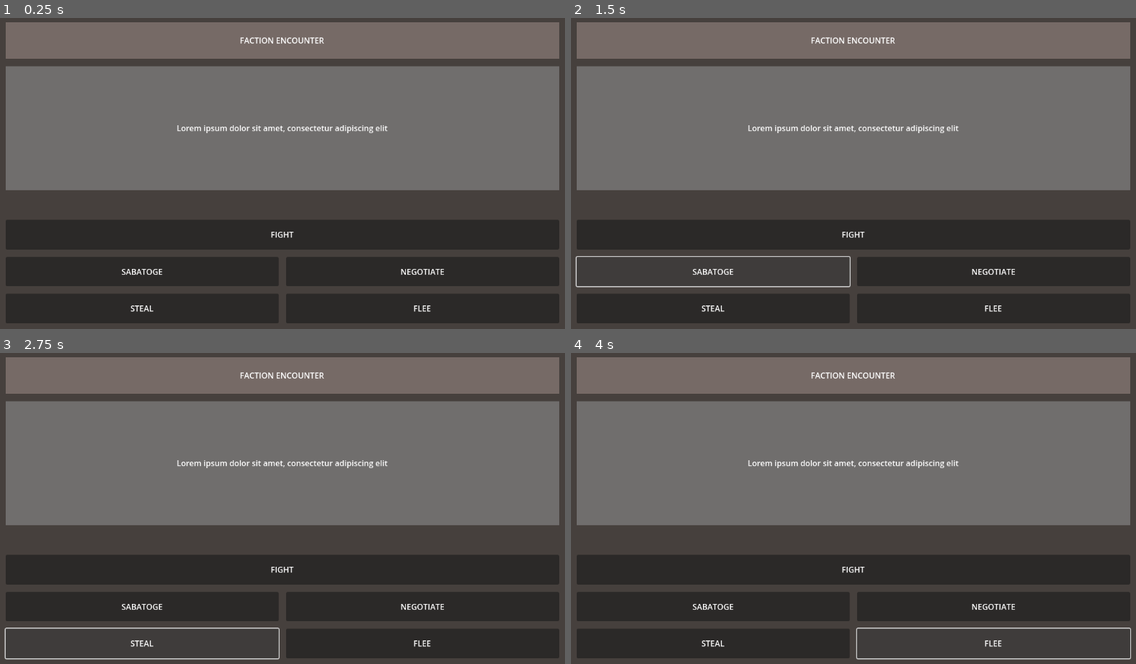
Above: before the commit, frames 1-4 (two rows, left to right).
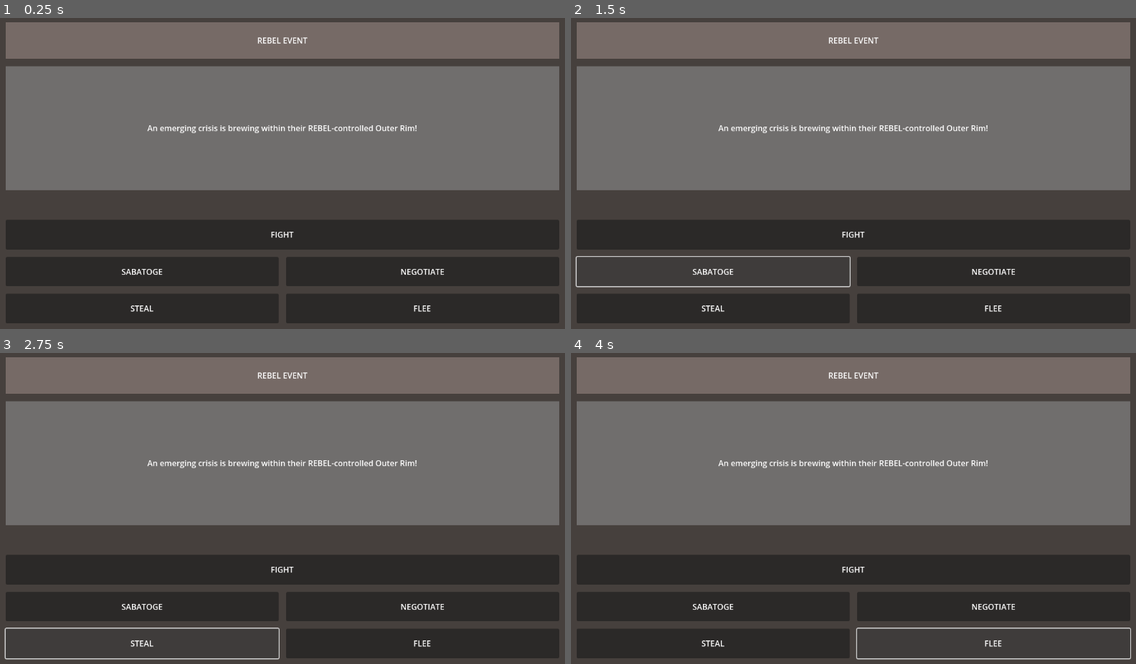
Above: after the commit, the same moments.

Repository: jrpryer/Cascade_Principle
Game: Godot game, scene res://game.tscn
Two runs of this game, one before a commit and one after it. Both use one fixed random seed, a clock stepped at 60 frames per second and the inputs below. Before the commit the project has no main scene; this scene is started directly in both runs.
Inputs:
- Up to frame 1 (0.25 s): no input
- Up to frame 2 (1.5 s): click "FIGHT" at 0.5 s; click "SABATOGE" at 1.25 s
- Up to frame 3 (2.75 s): click "STEAL" at 2 s
- Up to frame 4 (4 s): click "NEGOTIATE" at 2.75 s; click "FLEE" at 3.5 s

The runs differ from the first frame. In frame 1, 0.7% of the frame differs, in the area x 26-74%, y 6-38%; in frame 2, 0.7%; in frame 3, 0.7%; in frame 4, 0.7%.

Commit message:
event log base | random data population | describe methods

Diff:
--- a/Global.gd
+++ /dev/null
@@ -1,19 +0,0 @@
-extends Control
-
-const NAME_POOL := [
-	"Aelric", "Vashara", "Korrin", "Talon", "Lira",
-	"Draven", "Sorrel", "Kaelin", "Mira", "Thorne",
-	"Zevra", "Nyxar", "Orlin", "Tessik", "Shira",
-	"Ravik", "Kelna", "Vorn", "Tavira", "Jaxen",
-	"Serin", "Xelra", "Calo", "Nayla", "Brel",
-	"Torvin", "Arix", "Yulana", "Keln", "Zerra",
-	"Jora", "Daelin", "Sarek", "Rydan", "Vexa",
-	"Thalos", "Nira", "Omrin", "Velar", "Kessa",
-	"Dorin", "Yarik", "Selyn", "Trevik", "Rylos",
-	"Zasha", "Malik", "Talonis", "Arven", "Sayla",
-	"Brask", "Tyra", "Quorin", "Halek", "Niven",
-	"Xara", "Rannic", "Delva", "Sovra", "Kael",
-	"Tayven", "Lunara", "Varek", "Zynn", "Jorek"
-]
-
-pass
--- a/factionClass.gd
+++ b/factionClass.gd
@@ -1,9 +1,10 @@
 # Faction State Manager
-class_name Faction
+class_name FactionClass
 extends Resource
 
-# Enums for cleaner state management
-enum Leadership { CENTRALIZED, FRACTURED, COMPETING, INFILTRATED }
+# Enums for cleaner state management"
+enum KnownFactions { IMPERIAL, REBEL, CIVILIAN, GUILD, MANDOLORIAN }
+enum Leadership { CENTRALIZED, FRACTURED, INFILTRATED, COMPETING }
 enum Doctrine { DIPLOMACY, SURVEILLANCE, MOBILIZATION, OCCUPATION }
 enum Stability { HIGH, MEDIUM, LOW, COLLAPSED }
 enum Morale { CONFIDENT, PARANOID, RALLIED, INFIGHTING }
@@ -13,10 +14,11 @@
 @export var primary_doctrine: Doctrine = Doctrine.DIPLOMACY
 @export var stability_level: Stability = Stability.HIGH
 @export var morale_state: Morale = Morale.CONFIDENT
+var last_events: Array[logEvent]
 
 # Doctrine intensities (0-10 scale)
-@export var doctrine_intensities = {
-	Doctrine.DIPLOMACY: 5,
+@export var doctrine_strength = {
+	Doctrine.DIPLOMACY: 3,
 	Doctrine.SURVEILLANCE: 2,
 	Doctrine.MOBILIZATION: 1,
 	Doctrine.OCCUPATION: 0
@@ -37,7 +39,53 @@
 		influence = subfaction_influence
 		methodology = subfaction_method
 
+	func describe() -> String:
+		return "    Subfaction: %s, Influence: %.2f, Methodology: %s\n" % [
+			name, influence, FactionClass.Doctrine.keys()[methodology]]
+
+	func generate_summary_text() -> String:
+		return "    ▸ [b]%s[/b] (Influence: %.2f, Methodology: %s)\n" % [
+			name, influence, FactionClass.Doctrine.keys()[methodology]
+	]
+
 var subfactions: Array[Subfaction] = []
+
+func update_primary_doctrine_from_strengths() -> void:
+	var max_strength := -1
+	var dominant := Doctrine.DIPLOMACY  # fallback
+
+	for doctrine in doctrine_strength:
+		var strength = doctrine_strength[doctrine]
+		if strength > max_strength:
+			max_strength = strength
+			dominant = doctrine
+
+	primary_doctrine = dominant
+
+
+
+func describe() -> String:
+	var desc = "Faction: %s\n Leadership: %s\n Doctrine: %s\n Stability: %s\n Morale: %s\n" % [
+		faction_name, Leadership.keys()[leadership_state], Doctrine.keys()[primary_doctrine],
+		Stability.keys()[stability_level], Morale.keys()[morale_state]]
+	desc += "  Doctrine Strengths:\n"
+
+	for doctrine_enum in doctrine_strength:
+		var name = Doctrine.keys()[doctrine_enum]
+		var strength = doctrine_strength[doctrine_enum]
+		desc += "    - %s: %d\n" % [name, strength]
+
+	desc += "  Occupied Regions:\n"
+	for region in occupied_regions:
+		desc += "    - %s: %d\n" % [region, occupied_regions[region]]
+
+	for sub in subfactions:
+		desc += sub.describe()
+
+	return desc
+
+
+
 
 # State transition methods
 func fracture_leadership():
@@ -63,15 +111,15 @@
 
 func escalate_doctrine(doctrine: Doctrine, intensity: int):
 	"""Increase doctrine intensity, potentially shifting primary focus"""
-	doctrine_intensities[doctrine] = mini(10, doctrine_intensities[doctrine] + intensity)
+	doctrine_strength[doctrine] = mini(10, doctrine_strength[doctrine] + intensity)
 
 	# Check if this becomes the new primary doctrine
 	var highest_intensity = 0
 	var dominant_doctrine = primary_doctrine
 
-	for doc in doctrine_intensities:
-		if doctrine_intensities[doc] > highest_intensity:
-			highest_intensity = doctrine_intensities[doc]
+	for doc in doctrine_strength:
+		if doctrine_strength[doc] > highest_intensity:
+			highest_intensity = doctrine_strength[doc]
 			dominant_doctrine = doc
 
 	if dominant_doctrine != primary_doctrine:
@@ -89,7 +137,7 @@
 		Doctrine.MOBILIZATION:
 			morale_state = Morale.RALLIED
 			# Mobilization might fracture leadership if pushed too hard
-			if doctrine_intensities[Doctrine.MOBILIZATION] > 7:
+			if doctrine_strength[Doctrine.MOBILIZATION] > 7:
 				fracture_leadership()
 
 func apply_player_action(action_type: String, severity: int):
@@ -113,7 +161,7 @@
 func get_current_state_description() -> String:
 	"Generate text description of current " + faction_name + " state for UI"
 	var desc = faction_name + " Leadership: %s\n" % Leadership.keys()[leadership_state]
-	desc += "Primary Doctrine: %s (Intensity: %d)\n" % [Doctrine.keys()[primary_doctrine], doctrine_intensities[primary_doctrine]]
+	desc += "Primary Doctrine: %s (Intensity: %d)\n" % [Doctrine.keys()[primary_doctrine], doctrine_strength[primary_doctrine]]
 	desc += "Stability: %s\n" % Stability.keys()[stability_level]
 	desc += "Morale: %s\n" % Morale.keys()[morale_state]
 
@@ -123,3 +171,24 @@
 			desc += "- %s (Influence: %.1f, Focus: %s)\n" % [subfaction.name, subfaction.influence, Doctrine.keys()[subfaction.methodology]]
 
 	return desc
+
+func generate_summary_text() -> String:
+	var text := "[b]Faction:[/b] %s\n [i]Leadership:[/i] %s\n [i]Primary Doctrine:[/i] %s\n [i]Stability:[/i] %s\n [i]Morale:[/i] %s\n" % [
+		faction_name, Leadership.keys()[leadership_state], Doctrine.keys()[primary_doctrine],
+		Stability.keys()[stability_level], Morale.keys()[morale_state]]
+
+	text += "  [u]Doctrine Strengths:[/u]\n"
+	for doctrine_enum in doctrine_strength:
+		var name = Doctrine.keys()[doctrine_enum]
+		var strength = doctrine_strength[doctrine_enum]
+		text += "    • %s: %d\n" % [name, strength]
+
+	text += "  [u]Occupied Regions:[/u]\n"
+	for region in occupied_regions:
+		text += "    • %s: %d\n" % [region, occupied_regions[region]]
+
+	text += "\n  [u]Subfactions:[/u]\n"
+	for sub in subfactions:
+		text += sub.generate_summary_text()
+
+	return text
--- /dev/null
+++ b/fightButton.gd
@@ -0,0 +1 @@
+extends Button
--- a/game.gd
+++ b/game.gd
@@ -1,4 +1,111 @@
 extends Control
+
+var active: GlobalData.Active_Scenario
+
+func _ready():
+	randomize()
+
+	var base_faction := FactionClass.new()
+	# Randomize doctrine strength
+	for doctrine in FactionClass.Doctrine.values():
+		base_faction.doctrine_strength[doctrine] = randi() % 11 # 0–10
+	#base_faction.faction_name = GlobalData._get_random_name()
+	base_faction.faction_name = FactionClass.KnownFactions.keys()[GlobalData._get_random_enum_value(FactionClass.KnownFactions)]
+	base_faction.update_primary_doctrine_from_strengths()
+	base_faction.leadership_state = GlobalData._get_random_enum_value(FactionClass.Leadership)
+	base_faction.stability_level = GlobalData._get_random_enum_value(FactionClass.Stability)
+	base_faction.morale_state = GlobalData._get_random_enum_value(FactionClass.Morale)
+
+	# Create a random subfaction
+	var sub_name : String = GlobalData._get_random_name() + "'s Cell"
+	var sub_influence := randf_range(0.2, 0.8)
+	var sub_doctrine :FactionClass.Doctrine = GlobalData._get_random_enum_value(FactionClass.Doctrine)
+	var subfaction := FactionClass.Subfaction.new(sub_name, sub_influence, sub_doctrine)
+	base_faction.subfactions.append(subfaction)
+
+	base_faction.occupied_regions = GlobalData.REGION_POOL.reduce(
+	func(acc, region):
+		var strength = randi() % 4  # 0–3
+		if strength > 0:
+			acc[region] = strength
+		return acc,
+	{}
+	)
+
+
+	# Create and store the scenario
+	var region_names : Array = base_faction.occupied_regions.keys()
+	var random_region : String = region_names[randi() % region_names.size()]
+
+	active = GlobalData.Active_Scenario.new(
+		base_faction,
+		subfaction,
+		base_faction.faction_name + " EVENT",
+		"An emerging crisis is brewing within their %s-controlled %s!" % [base_faction.faction_name, random_region ]
+	)
+
+	$Background/MarginContainer/Rows/banner_background/BANNER.text = active.scenario_banner
+	$Background/MarginContainer/Rows/desc/desc_text.text = active.scenario_desc
+	#$Background/MarginContainer/Rows/desc/desc_text.text = active.scenario_faction.generate_summary_text()
+
+	# Output for testing
+	print(active.scenario_faction.describe())
+	print(active.scenario_faction.get_current_state_description())
+
+####### TRY MOVING THIS ALL ^^^ TO ITS OWN SCRIPT AND FUNCTION, THEN WORK ON SAVING ITS STATE AND
+####### LOADING BACK AND FORTH FROM THE DATA STREAMED TO THE EVENT LOG????
+
+
+
+	## EXAMPLE LOGGING
+	#var first_logEvent := logEvent.new(
+		#logEvent.Faction.IMPERIAL,
+		#logEvent.Action.FIGHT,
+		#logEvent.Outcome.POSITIVE,
+		#logEvent.Weight.EXTREME,
+		#Time.get_ticks_msec()
+	#)
+	#
+	#var second_logEvent := logEvent.new(
+		#logEvent.Faction.REBEL,
+		#logEvent.Action.NEGOTIATE,
+		#logEvent.Outcome.NUETRAL,
+		#logEvent.Weight.MODERATE,
+		#Time.get_ticks_msec()
+	#)
+#
+	#GlobalData.evemt_log["event1"] = first_logEvent
+	#GlobalData.evemt_log["event2"] = second_logEvent
+#
+	## Display the log
+	#for key in GlobalData.evemt_log:
+		#var event: logEvent = GlobalData.evemt_log[key]
+		#print("%s - Faction: %s | Action taken: %s | Event outcome: %s | Impact: %s | Occured at: %sms" % [
+			#key,
+			#logEvent.Faction.keys()[event.eventFaction],
+			#logEvent.Action.keys()[event.eventAction],
+			#logEvent.Outcome.keys()[event.eventOutcome],
+			#logEvent.Weight.keys()[event.eventWeight],
+			#event.eventTimestamp
+		#])
+
+
+
+
 
 # Need to write out here exactly WHAT happens on game init:
 # load faction data, assign random values, and present player with encounter scenario
+
+# Faction Response Calculators, calling signals to faction actions
+
+
+func _on_fight_pressed() -> void:
+	#pass # Replace with function body.
+	var _event := logEvent.new(
+		logEvent.Faction.IMPERIAL,
+		logEvent.Action.FIGHT,
+		logEvent.Outcome.POSITIVE,
+		logEvent.Weight.EXTREME,
+		Time.get_ticks_msec()
+	)
+	print(logEvent)
--- a/game.tscn
+++ b/game.tscn
@@ -1,6 +1,7 @@
-[gd_scene load_steps=5 format=3 uid="uid://cyauafu6sfp2e"]
+[gd_scene load_steps=6 format=3 uid="uid://cyauafu6sfp2e"]
 
 [ext_resource type="Script" uid="uid://4j7154vvy68t" path="res://game.gd" id="1_80nbo"]
+[ext_resource type="Script" uid="uid://37lc8rflfqo6" path="res://fightButton.gd" id="2_e2o6t"]
 
 [sub_resource type="StyleBoxFlat" id="StyleBoxFlat_mwb40"]
 bg_color = Color(0.270409, 0.240153, 0.227002, 0.831373)
@@ -40,12 +41,12 @@
 layout_mode = 2
 theme_override_constants/separation = 15
 
-[node name="BANNER" type="PanelContainer" parent="Background/MarginContainer/Rows"]
+[node name="banner_background" type="PanelContainer" parent="Background/MarginContainer/Rows"]
 custom_minimum_size = Vector2(0, 74)
 layout_mode = 2
 theme_override_styles/panel = SubResource("StyleBoxFlat_80nbo")
 
-[node name="banner_text" type="Label" parent="Background/MarginContainer/Rows/BANNER"]
+[node name="BANNER" type="Label" parent="Background/MarginContainer/Rows/banner_background"]
 layout_mode = 2
 size_flags_horizontal = 4
 text = "FACTION ENCOUNTER"
@@ -53,42 +54,41 @@
 vertical_alignment = 1
 uppercase = true
 
+[node name="spacer_lg" type="HBoxContainer" parent="Background/MarginContainer/Rows"]
+visible = false
+custom_minimum_size = Vector2(0, 45)
+layout_mode = 2
+theme_override_constants/separation = 2
+
 [node name="desc" type="PanelContainer" parent="Background/MarginContainer/Rows"]
 custom_minimum_size = Vector2(0, 250)
 layout_mode = 2
 theme_override_styles/panel = SubResource("StyleBoxFlat_e2o6t")
 
-[node name="desc_text" type="Label" parent="Background/MarginContainer/Rows/desc"]
+[node name="desc_text" type="RichTextLabel" parent="Background/MarginContainer/Rows/desc"]
 custom_minimum_size = Vector2(0, 50)
 layout_mode = 2
-size_flags_vertical = 1
+bbcode_enabled = true
 text = "Lorem ipsum dolor sit amet, consectetur adipiscing elit"
 horizontal_alignment = 1
 vertical_alignment = 1
-autowrap_mode = 3
-text_overrun_behavior = 2
 
 [node name="spacer" type="HBoxContainer" parent="Background/MarginContainer/Rows"]
 custom_minimum_size = Vector2(0, 30)
 layout_mode = 2
 theme_override_constants/separation = 2
 
-[node name="spacer_lg" type="HBoxContainer" parent="Background/MarginContainer/Rows"]
-visible = false
-layout_mode = 2
-size_flags_vertical = 3
-theme_override_constants/separation = 2
-
-[node name="VBoxContainer" type="VBoxContainer" parent="Background/MarginContainer/Rows"]
+[node name="upper_row" type="VBoxContainer" parent="Background/MarginContainer/Rows"]
 custom_minimum_size = Vector2(0, 60)
 layout_mode = 2
 theme_override_constants/separation = 15
 
-[node name="Button" type="Button" parent="Background/MarginContainer/Rows/VBoxContainer"]
+[node name="FIGHT" type="Button" parent="Background/MarginContainer/Rows/upper_row"]
 layout_mode = 2
 size_flags_vertical = 3
+script = ExtResource("2_e2o6t")
 
-[node name="Label" type="Label" parent="Background/MarginContainer/Rows/VBoxContainer/Button"]
+[node name="Label" type="Label" parent="Background/MarginContainer/Rows/upper_row/FIGHT"]
 layout_mode = 1
 anchors_preset = 15
 anchor_right = 1.0
@@ -101,22 +101,22 @@
 vertical_alignment = 1
 uppercase = true
 
-[node name="HBoxContainer3" type="HBoxContainer" parent="Background/MarginContainer/Rows"]
+[node name="lower_row" type="HBoxContainer" parent="Background/MarginContainer/Rows"]
 layout_mode = 2
 size_flags_horizontal = 3
 size_flags_vertical = 3
 theme_override_constants/separation = 15
 
-[node name="VBoxContainer" type="VBoxContainer" parent="Background/MarginContainer/Rows/HBoxContainer3"]
+[node name="column_left" type="VBoxContainer" parent="Background/MarginContainer/Rows/lower_row"]
 layout_mode = 2
 size_flags_horizontal = 3
 theme_override_constants/separation = 15
 
-[node name="Button2" type="Button" parent="Background/MarginContainer/Rows/HBoxContainer3/VBoxContainer"]
+[node name="SABATOGE" type="Button" parent="Background/MarginContainer/Rows/lower_row/column_left"]
 layout_mode = 2
 size_flags_vertical = 3
 
-[node name="Label2" type="Label" parent="Background/MarginContainer/Rows/HBoxContainer3/VBoxContainer/Button2"]
+[node name="Label1" type="Label" parent="Background/MarginContainer/Rows/lower_row/column_left/SABATOGE"]
 layout_mode = 1
 anchors_preset = 15
 anchor_right = 1.0
@@ -129,11 +129,11 @@
 vertical_alignment = 1
 uppercase = true
 
-[node name="Button4" type="Button" parent="Background/MarginContainer/Rows/HBoxContainer3/VBoxContainer"]
+[node name="STEAL" type="Button" parent="Background/MarginContainer/Rows/lower_row/column_left"]
 layout_mode = 2
 size_flags_vertical = 3
 
-[node name="Label3" type="Label" parent="Background/MarginContainer/Rows/HBoxContainer3/VBoxContainer/Button4"]
+[node name="Label3" type="Label" parent="Background/MarginContainer/Rows/lower_row/column_left/STEAL"]
 layout_mode = 1
 anchors_preset = 15
 anchor_right = 1.0
@@ -146,16 +146,16 @@
 vertical_alignment = 1
 uppercase = true
 
-[node name="VBoxContainer2" type="VBoxContainer" parent="Background/MarginContainer/Rows/HBoxContainer3"]
+[node name="column_right" type="VBoxContainer" parent="Background/MarginContainer/Rows/lower_row"]
 layout_mode = 2
 size_flags_horizontal = 3
 theme_override_constants/separation = 15
 
-[node name="Button2" type="Button" parent="Background/MarginContainer/Rows/HBoxContainer3/VBoxContainer2"]
+[node name="NEGOTIATE" type="Button" parent="Background/MarginContainer/Rows/lower_row/column_right"]
 layout_mode = 2
 size_flags_vertical = 3
 
-[node name="Label4" type="Label" parent="Background/MarginContainer/Rows/HBoxContainer3/VBoxContainer2/Button2"]
+[node name="Label4" type="Label" parent="Background/MarginContainer/Rows/lower_row/column_right/NEGOTIATE"]
 layout_mode = 1
 anchors_preset = 15
 anchor_right = 1.0
@@ -168,11 +168,11 @@
 vertical_alignment = 1
 uppercase = true
 
-[node name="Button4" type="Button" parent="Background/MarginContainer/Rows/HBoxContainer3/VBoxContainer2"]
+[node name="FLEE" type="Button" parent="Background/MarginContainer/Rows/lower_row/column_right"]
 layout_mode = 2
 size_flags_vertical = 3
 
-[node name="Label5" type="Label" parent="Background/MarginContainer/Rows/HBoxContainer3/VBoxContainer2/Button4"]
+[node name="Label5" type="Label" parent="Background/MarginContainer/Rows/lower_row/column_right/FLEE"]
 layout_mode = 1
 anchors_preset = 15
 anchor_right = 1.0
@@ -184,3 +184,5 @@
 horizontal_alignment = 1
 vertical_alignment = 1
 uppercase = true
+
+[connection signal="pressed" from="Background/MarginContainer/Rows/upper_row/FIGHT" to="." method="_on_fight_pressed"]
--- /dev/null
+++ b/globalData.gd
@@ -0,0 +1,52 @@
+extends Node
+
+const NAME_POOL := [
+	"Aelric", "Vashara", "Korrin", "Talon", "Lira",
+	"Draven", "Sorrel", "Kaelin", "Mira", "Thorne",
+	"Zevra", "Nyxar", "Orlin", "Tessik", "Shira",
+	"Ravik", "Kelna", "Vorn", "Tavira", "Jaxen",
+	"Serin", "Xelra", "Calo", "Nayla", "Brel",
+	"Torvin", "Arix", "Yulana", "Keln", "Zerra",
+	"Jora", "Daelin", "Sarek", "Rydan", "Vexa",
+	"Thalos", "Nira", "Omrin", "Velar", "Kessa",
+	"Dorin", "Yarik", "Selyn", "Trevik", "Rylos",
+	"Zasha", "Malik", "Talonis", "Arven", "Sayla",
+	"Brask", "Tyra", "Quorin", "Halek", "Niven",
+	"Xara", "Rannic", "Delva", "Sovra", "Kael",
+	"Tayven", "Lunara", "Varek", "Zynn", "Jorek"
+]
+
+const REGION_POOL := [
+	"Corellian Run",
+	"Outer Rim",
+	"Mid Rim",
+	"Deep Core",
+	"Unknown Regions",
+	"Expansion Region",
+	"Corporate Sector",
+	"Hydian Way",
+	"Tion Cluster",
+	"Wild Space"
+]
+
+var evemt_log: Dictionary = {}
+
+class Active_Scenario:
+	var scenario_faction: FactionClass
+	var scenario_subfaction: FactionClass.Subfaction
+	var scenario_banner: String
+	var scenario_desc: String
+
+	func _init(faction: FactionClass, sub: FactionClass.Subfaction, banner: String, desc: String) -> void:
+		scenario_faction = faction
+		scenario_subfaction = sub
+		scenario_banner = banner
+		scenario_desc = desc
+
+func _get_random_enum_value(enum_dict: Dictionary) -> int:
+	var values := enum_dict.values()
+	return values[randi() % values.size()]
+
+
+func _get_random_name() -> String:
+	return GlobalData.NAME_POOL[randi() % GlobalData.NAME_POOL.size()]
--- /dev/null
+++ b/logEventClass.gd
@@ -0,0 +1,24 @@
+class_name logEvent
+extends Resource
+
+enum Faction { IMPERIAL, REBEL, CIVILIAN, GUILDS, MANDOLORIAN }
+enum Action { FIGHT, SABATOGE, NEGOTIATE, STEAL, FLEE }
+enum Outcome { POSITIVE, NEGATIVE, NUETRAL }
+enum Weight { LOW, MODERATE, EXTREME }
+
+var eventFaction: Faction
+var eventAction: Action
+var eventOutcome: Outcome
+var eventWeight: Weight
+var eventTimestamp: float
+
+func _init(_faction: Faction, _action: Action, _outcome: Outcome, _weight: Weight, _timestamp: float) -> void:
+	eventFaction = _faction
+	eventAction = _action
+	eventOutcome = _outcome
+	eventWeight = _weight
+	eventTimestamp = _timestamp
+
+#
+#var deeds_log: Dictionary = {}
+#
--- a/personClass.gd
+++ b/personClass.gd
@@ -12,4 +12,4 @@
 
 func _init():
 	randomize() # Optional: ensure fresh seed
-	name = Global.NAME_POOL[randi() % Global.NAME_POOL.size()]
+	name = GlobalData.NAME_POOL[randi() % GlobalData.NAME_POOL.size()]
--- a/project.godot
+++ b/project.godot
@@ -11,12 +11,13 @@
 [application]
 
 config/name="Cascade_Principle"
+run/main_scene="uid://cyauafu6sfp2e"
 config/features=PackedStringArray("4.4", "GL Compatibility")
 config/icon="res://icon.svg"
 
 [autoload]
 
-Global="*res://Global.gd"
+GlobalData="*res://globalData.gd"
 
 [rendering]
 
Not shown, added: fightButton.gd.uid
Renamed: Global.gd.uid -> globalData.gd.uid
Not shown, added: logEventClass.gd.uid
